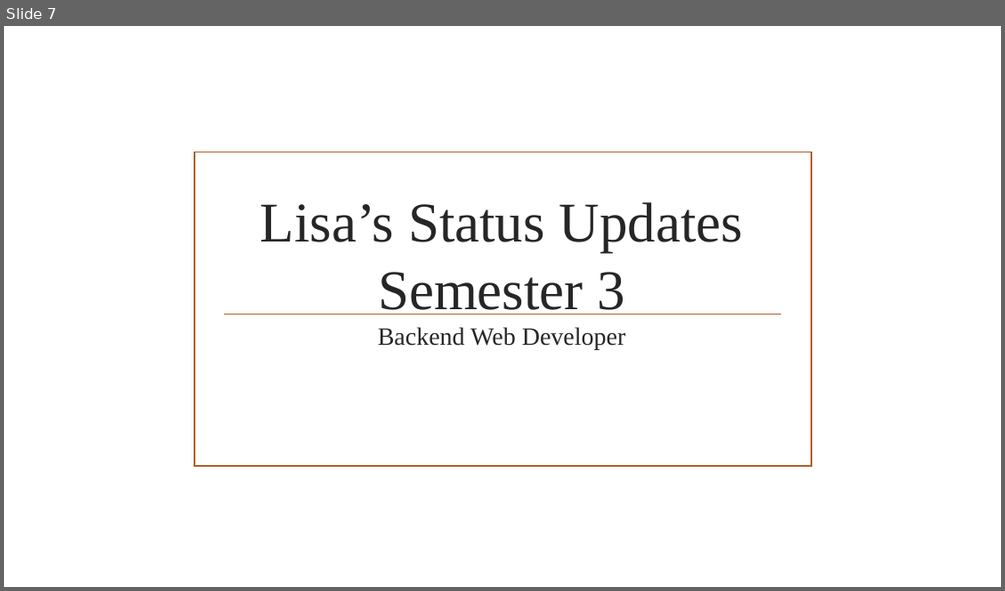
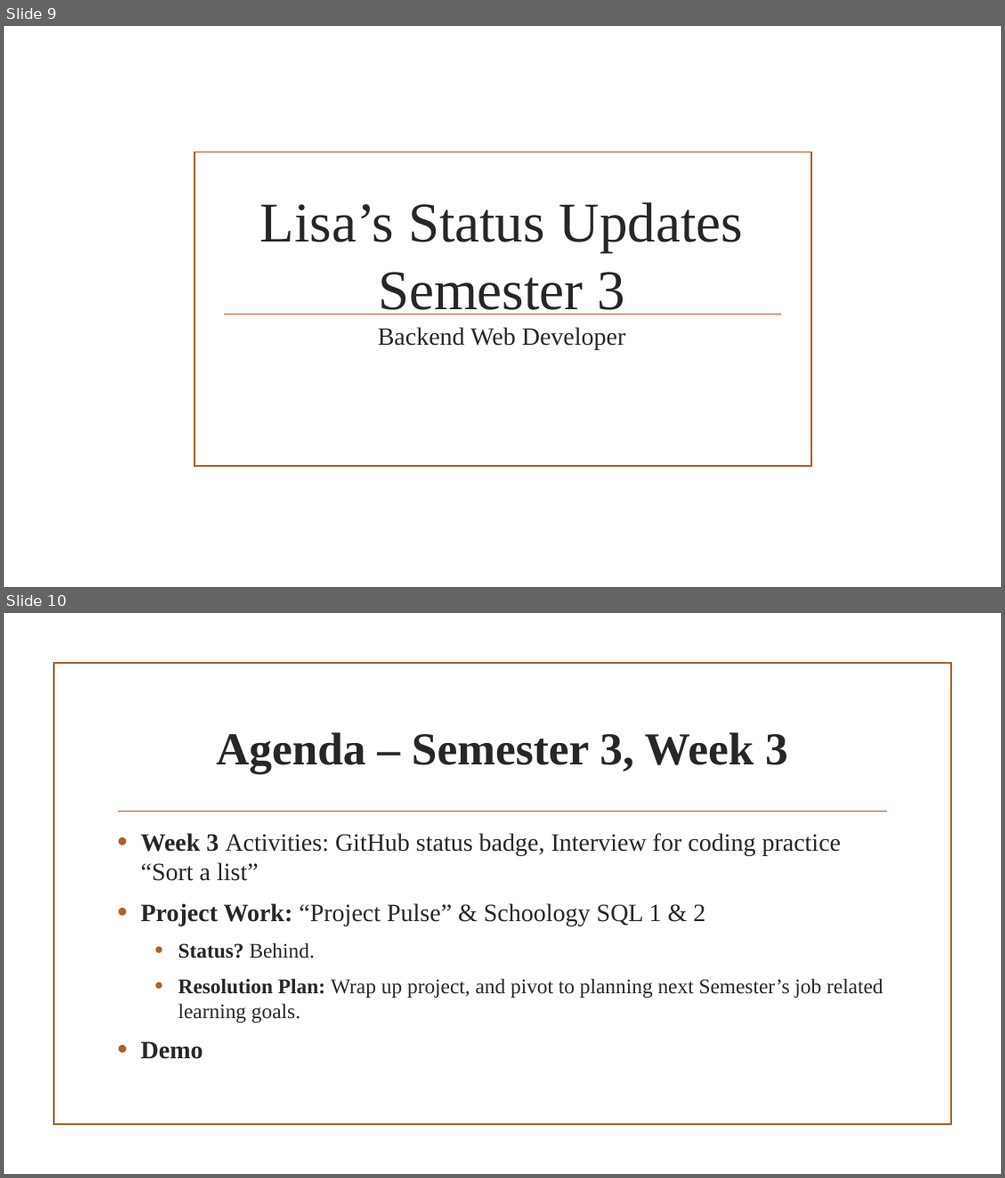
Before and after one commit to lisah246/DAE-Folder, a slide deck: Other/Lisa’s Status Updates.pptx. Shown one above the other, each under a label of ours: slide 7 before the commit, slides 9 and 10 after it. The pictures are 1005x591 and 1005x1178 pixels, drawn with LibreOffice and Linux fonts; fonts in the diff are those of the drawing; background and template pictures are left out. Boxes give left, top, right and bottom in pixels: in the first picture for what was removed or moved away, otherwise in the second. Text is boxed around its words. In the diff, an @@ line names an element or a change of style, - is before the commit and + after.

Commit message:
Add Week 3 deliverables and screenshots for report UI

```diff
--- a/Other/Lisa’s Status Updates.pptx
+++ b/Other/Lisa’s Status Updates.pptx
@@ slide 10 added at (4, 613, 1001, 1174), background picture (left out) @@
@@ rectangle added at (53, 663, 951, 1125), outline #B15E28 1.25 pt @@
@@ title added at (216, 732, 788, 774), 44 pt, text #262626, bold @@
+Agenda – Semester 3, Week 3
@@ line added from (119, 811) to (887, 811), #B15E28 1.25 pt @@
@@ text added at (141, 833, 882, 1059), 24 pt, text #262626 @@
+• Week 3 Activities: GitHub status badge, Interview for coding practice “Sort a list”
+• Project Work: “Project Pulse” & Schoology SQL 1 & 2
+  • Status? Behind.
+  • Resolution Plan: Wrap up project, and pivot to planning next Semester’s job related learning goals.
+• Demo
@@ what was slide 7 is now slide 9 @@
```
Also in this commit, not shown: 1 slide changed, 3 other slides added, 17 other files.
